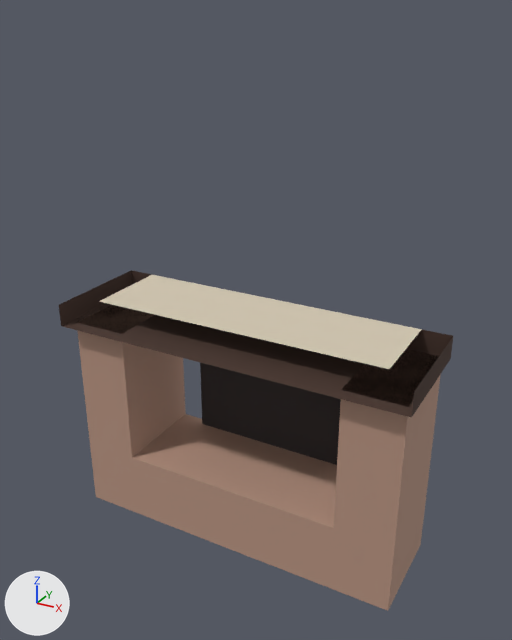
Renders of the glTF model galeria/modelos/lareira.glb from each side of a commit.
Camera for both pictures: a camera (50 mm lens) standing at (2.1, -3.69, 3.52) and looking at (0.06, 0.02, 1.66). The axes (+X, +Y, +Z) are drawn at lower left. The lights are the same throughout. The first picture is the older version. Where no turn or scale is listed for an object, it has been applied to the vertices. Vertices at exactly the same position are counted once.

Before the edit, the objects in view are built like this:
```python
me_mesh_0 = bpy.data.meshes.new('Mesh_0')
me_mesh_0.from_pydata(...)  # 48 vertices, 70 faces; spans x -15.45..-12.95, y 28.3..29.1, z 0.0..1.66
# faces by material slot: [12, 8, 36, 12, 2]
me_mesh_0.materials.append(mat_material_0)
me_mesh_0.materials.append(mat_material_1)
me_mesh_0.materials.append(mat_material_2)
me_mesh_0.materials.append(mat_material_3)
me_mesh_0.materials.append(mat_material_4)
ob_malha_0 = bpy.data.objects.new('Malha_0', me_mesh_0)
ob_malha_0.location = (14.2, -28.7, 0.0)
```
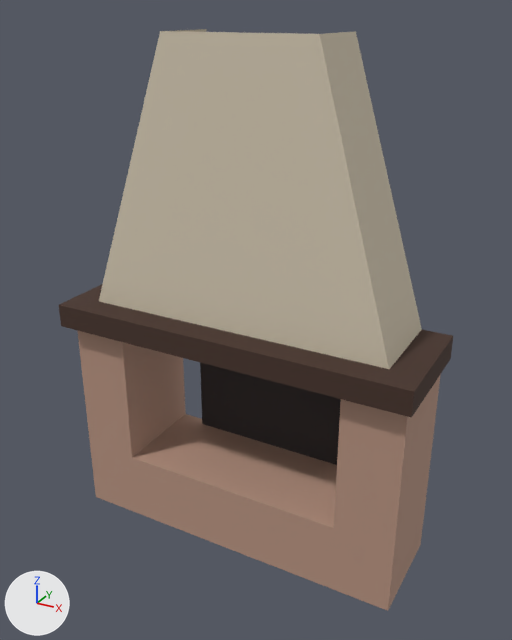
Pixel boxes [x1, y1, x2, y2] of what changed, in the pictures (512 x 640 px):
'Malha_0', reshaped (70% taller)
    before: [59, 270, 453, 611]
    after: [59, 29, 453, 611]
part 1 of me_mesh_0, added
    after: [59, 29, 453, 418]

Diff of the bpy script that builds the scene:
```diff
--- a/galeria/modelos/lareira.glb.py
+++ b/galeria/modelos/lareira.glb.py
@@ me_mesh_0 @@
 # used by ob_malha_0; location = (14.2, -28.7, 0.0)
-me_mesh_0.from_pydata(...)  # 48 vertices, 70 faces; spans x -15.45..-12.95, y 28.3..29.1, z 0.0..1.66
+me_mesh_0.from_pydata(...)  # 52 vertices, 80 faces; spans x -15.45..-12.95, y 28.3..29.1, z 0.0..3.4
+# me_mesh_0 part 1
+# 4 vertices are added at (-13.7, 28.6, 3.4), (-14.7, 28.6, 3.4), (-14.7, 29.1, 3.4), (-13.7, 29.1, 3.4)
+# 4 new faces join them, mat_material_1
+# 6 new faces join them, mat_material_4
 me_mesh_0.materials.append(mat_material_0)
```
